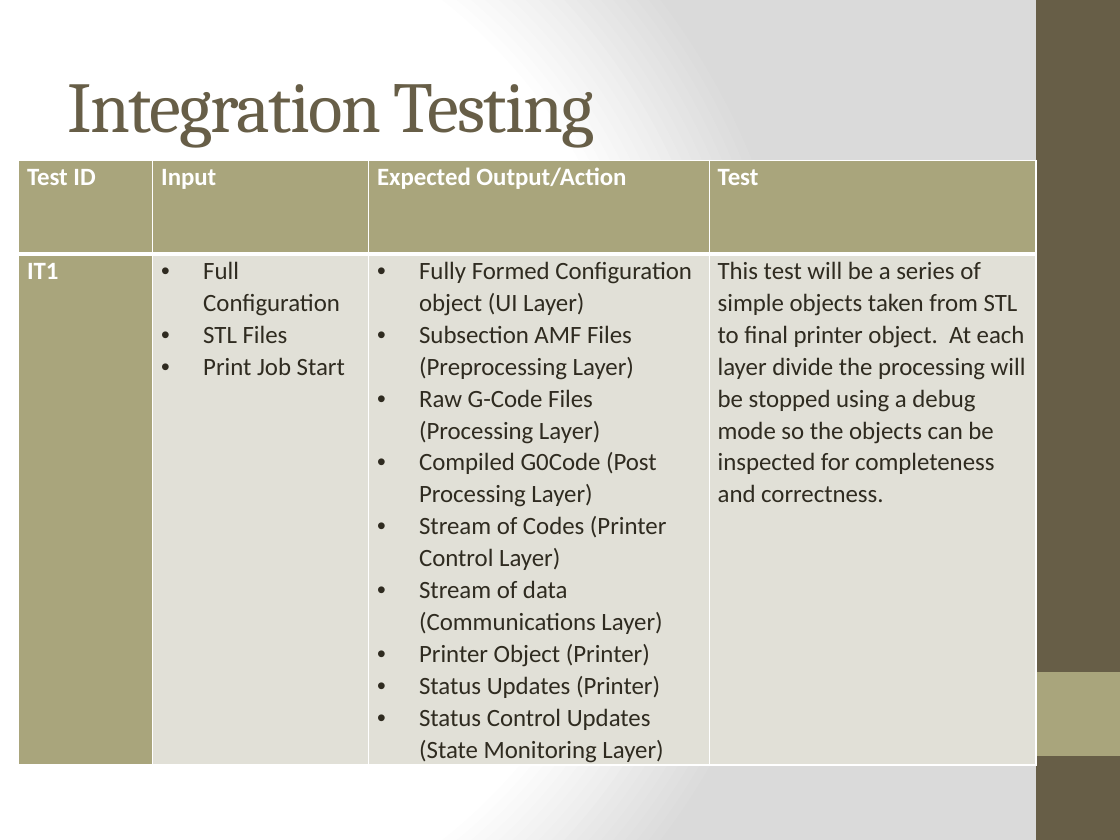
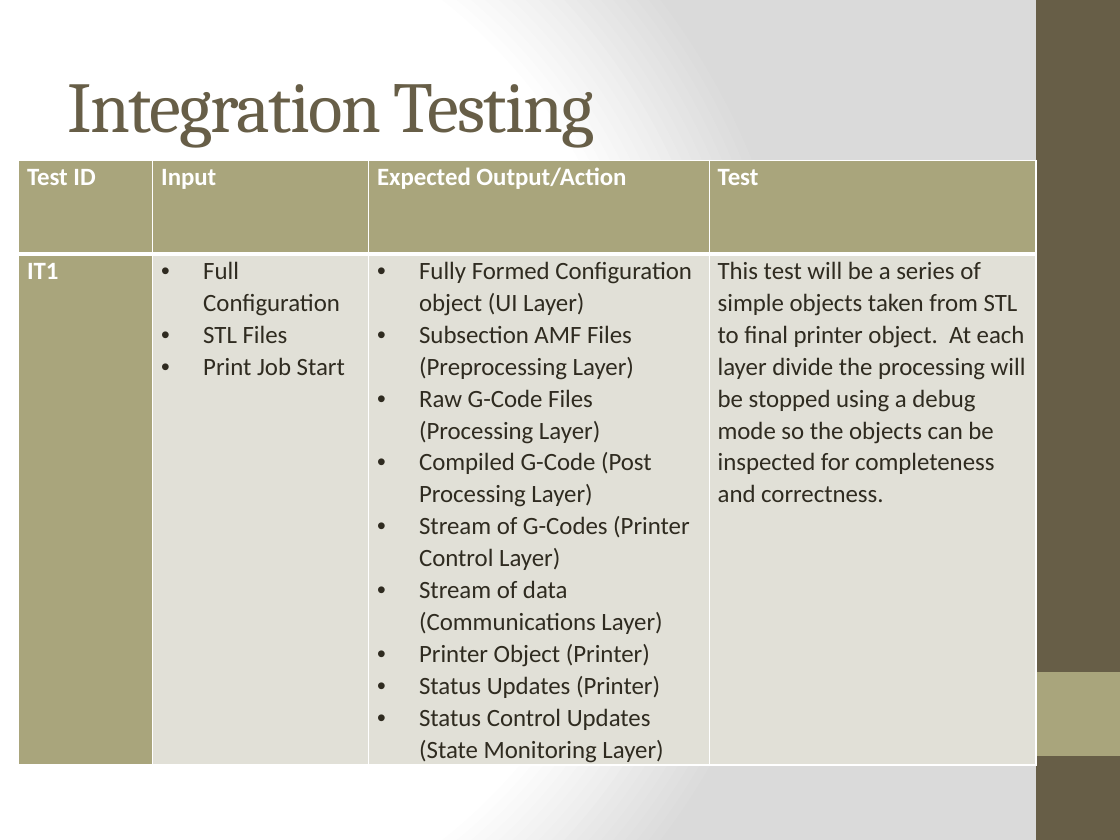
Before and after one commit to qpHalcy0n/SRDesign, a slide deck: slide 39 of Test Plan Presentation/Team Ink3d Test Plan.pptx (slide 38 before the commit). Drawn at 1120x840 pixels with LibreOffice and Linux fonts; fonts in the diff are those of the drawing. Boxes give left, top, right and bottom in pixels: in the first picture for what was removed or moved away, otherwise in the second. Text is boxed around its words. In the diff, an @@ line names an element or a change of style, - is before the commit and + after.

Commit message:
Final Version

```diff
--- a/Test Plan Presentation/Team Ink3d Test Plan.pptx
+++ b/Test Plan Presentation/Team Ink3d Test Plan.pptx
@@ table at box(19, 160, 1037, 767) @@
-row 2, column 3: Fully Formed Configuration object (UI Layer) / Subsection AMF Files (Preprocessing Layer) / Raw G-Code Files (Processing Layer) / Compiled G0Code (Post Processing Layer) / Stream of Codes (Printer Control Layer) / Stream of data (Communications Layer) / Printer Object (Printer) / Status Updates (Printer) / Status Control Updates (State Monitoring Layer)
+row 2, column 3: Fully Formed Configuration object (UI Layer) / Subsection AMF Files (Preprocessing Layer) / Raw G-Code Files (Processing Layer) / Compiled G-Code (Post Processing Layer) / Stream of G-Codes (Printer Control Layer) / Stream of data (Communications Layer) / Printer Object (Printer) / Status Updates (Printer) / Status Control Updates (State Monitoring Layer)
```
Also in this commit, not shown: 1 other slide changed.
